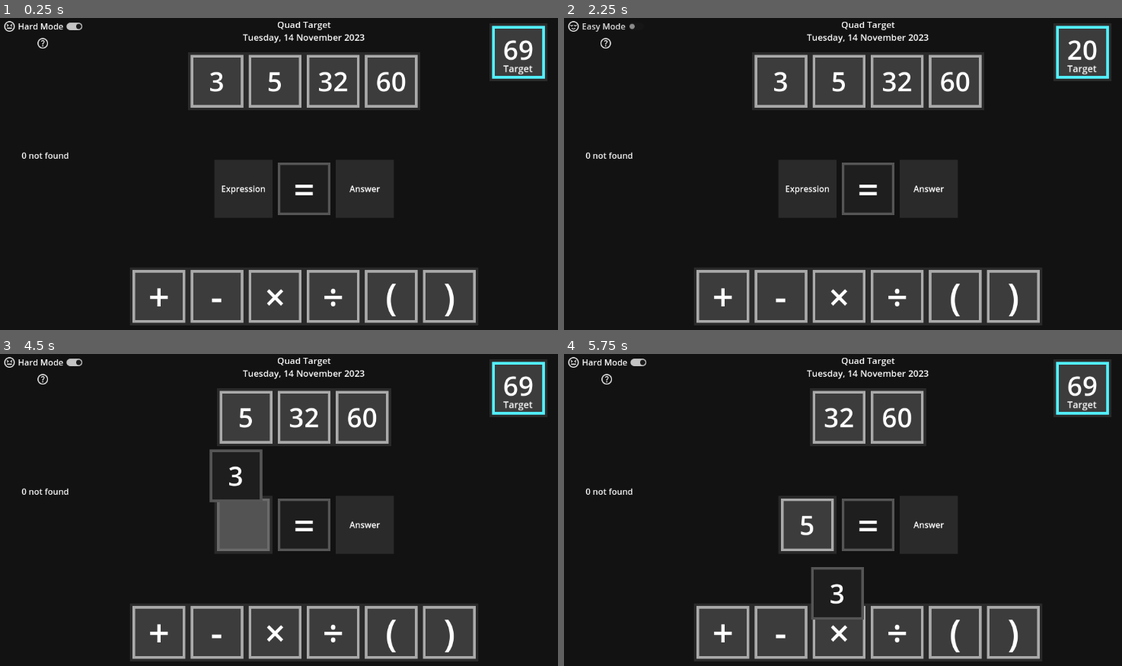
Above: before the commit, frames 1-4 (two rows, left to right).
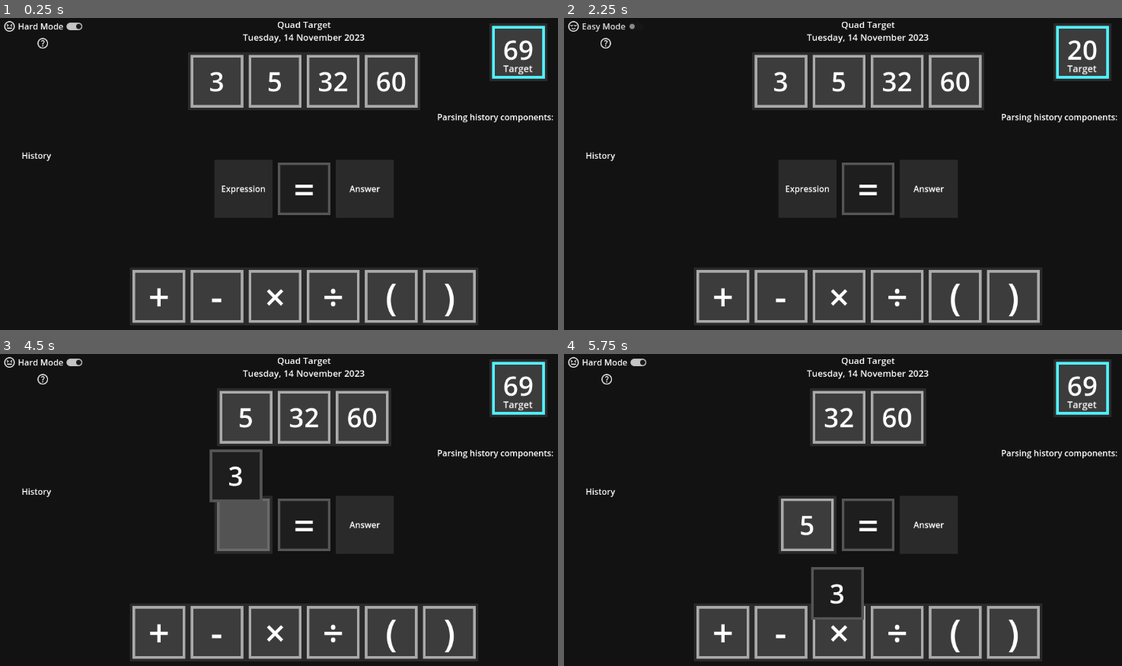
Above: after the commit, the same moments.

Repository: PeckyChicken/four-numbers
Game: Godot game, scene res://main.tscn
Same seed, same stepped clock (60 frames per second), same inputs: the game is played once before the commit and once after it.
Inputs (mouse positions are in pixels of both pictures, inside the frame that each line leads up to):
- Up to frame 1 (0.25 s): no input
- Up to frame 2 (2.25 s): click "Hard Mode" at 0.5 s; click "Easy Mode" at 1.25 s; click "Hard Mode" at 2 s
- Up to frame 3 (4.5 s): click "Easy Mode" at 2.75 s; tap Enter at 3.5 s; drag from (306, 525) to (362, 450) at 3.52 s; tap Space at 4.25 s; drag from (217, 416) to (273, 594) at 4.27 s
- Up to frame 4 (5.75 s): tap Enter at 5 s; move the mouse to (809, 416) at 5.02 s; hold Right (ui_right) from 5.03 s (still down); click (809, 416) at 5.17 s

The runs differ from the first frame. In frame 1, 0.4% of the frame differs, in the area x 3-100%, y 30-46%; in frame 2, 0.4%; in frame 3, 0.4%; in frame 4, 0.4%.

Commit message:
TEST 3 BUG #1: New text display showing operations happening

Diff:
--- a/answer.gd
+++ b/answer.gd
@@ -14,7 +14,9 @@
 		item = compress_history_component(item)
 
 		var parser := Expression.new()
-		assert (parser.parse(ExpressionContainer.new().godotify_expression(" ".join(item))) == OK, "Error parsing history component %s" % [component])
+		var expression = ExpressionContainer.new().godotify_expression(" ".join(item))
+		assert (parser.parse(expression) == OK, "Error parsing history component %s" % [component])
+		$"../../../RichTextLabel2".text += "\n" + expression
 		history.append(int(parser.execute()))
 
 	return history
--- a/main.tscn
+++ b/main.tscn
@@ -299,7 +299,23 @@
 offset_top = 249.0
 offset_right = 227.0
 offset_bottom = 345.0
-text = "0 not found"
+text = "History"
+
+[node name="RichTextLabel2" type="RichTextLabel" parent="."]
+layout_mode = 1
+anchors_preset = 6
+anchor_left = 1.0
+anchor_top = 0.5
+anchor_right = 1.0
+anchor_bottom = 0.5
+offset_left = -324.0
+offset_top = -148.0
+offset_right = -3.0
+offset_bottom = -52.0
+grow_horizontal = 0
+grow_vertical = 2
+text = "Parsing history components:"
+fit_content = true
 
 [connection signal="pressed" from="VBoxContainer/Difficulty" to="VBoxContainer/Difficulty" method="_on_pressed"]
 [connection signal="mouse_entered" from="VBoxContainer/Help" to="VBoxContainer/Help" method="_on_mouse_entered"]
Not shown, changed: index.html
Not shown, changed: index.pck
